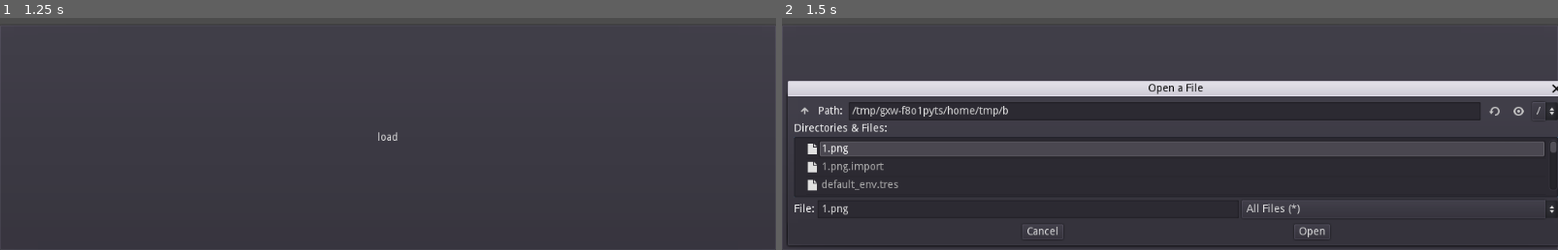
Above: before the commit, frames 1-2 (left to right).
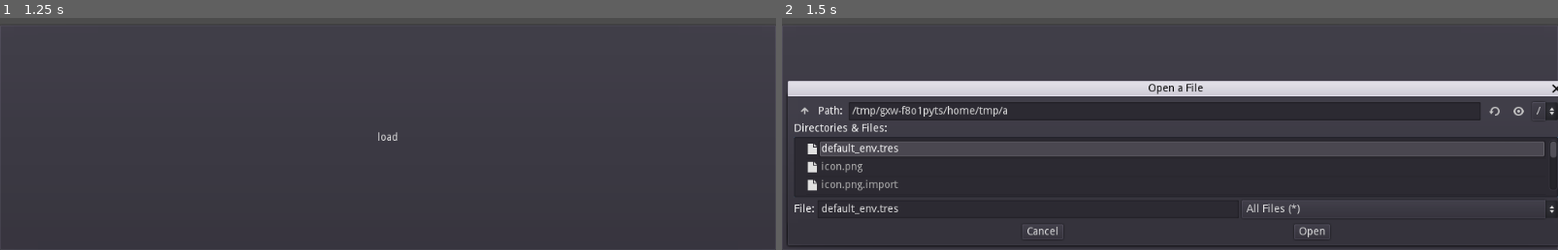
Above: after the commit, the same moments.

Repository: chel345/Wave-function-collapse
Game: Godot game, scene res://Main.tscn
Same seed, same stepped clock (60 frames per second), same inputs: the game is played once before the commit and once after it.
Inputs:
- Up to frame 1 (1.25 s): tap Enter at 0.5 s
- Up to frame 2 (1.5 s): click "load" at 1.25 s

Frame 1 is identical in both runs. In frame 2, 0.7% of the frame differs, in the area x 5-100%, y 37-85%.

Commit message:
create base utils

Diff:
--- a/Main.tscn
+++ b/Main.tscn
@@ -3,135 +3,291 @@
 [sub_resource type="GDScript" id=1]
 script/source = "extends Control
 
-var N_x = 3
-var N_y = 3
-
-var outX = 3
-var outY = 3
-var speed = 0
-var d = 10
-var c_x = 0
-var c_y = 0
-
-var process
+###
+var pattern_width = 3
+var pattern_height = 3
+var height = 27
+var width = 27
+###
+
+var input:Image
+var output:Image
+var patterns:Array
+
+var Wp = floor(pattern_width/2)
+var Hp = floor(pattern_height/2)
+
+const empty = Color(0,0,0,0)
 
 class Pattern:
-	var pattern_map = []
+	var map = []
 	var pixels_left = []
+	var pixels_right = []
 	var pixels_top = []
-	var pixels_right = []
 	var pixels_bottom = []
-	var x = 0
-	var y = 0
-
-func ready():
-	randomize()
-
-func getT(img):
-	if !img:
-		return ImageTexture.new()
-	var l = ImageTexture.new()
-	l.create_from_image(img)
-	l.flags = 2
-	return l
-
-func getCord(cord,bar):
-	if cord < 0:
-		return 0
-	if cord >= bar:
-		return bar
-	return cord
-
-func enumerationX(x,y,img):
-	var w = img.get_size().x
-	var h = img.get_size().y
-	var pixs = []
-	for i in range(x-1,x+N_x+1):
-		img.lock()
-		pixs.append(img.get_pixel(getCord(i,w-1),getCord(y,h-1)))
-	return pixs
-
-func enumerationY(x,y,img):
-	var w = img.get_size().x
-	var h = img.get_size().y
-	var pixs = []
-	for i in range(y-1,y+N_y+1):
-		img.lock()
-		pixs.append(img.get_pixel(getCord(x,w-1),getCord(i,h-1)))
-	return pixs
-
-func toHorizontal(ptrn):
-	var t = Pattern.new()
-	for i in range(0,len(ptrn.pattern_map)):
-		t.pattern_map.append([])
-		for j in range(0,len(ptrn.pattern_map[i])):
-			t.pattern_map[i].append(ptrn.pattern_map[i][abs(j-(len(ptrn.pattern_map[i])-1))])
-	var h = t.pixels_left
-	t.pixels_left = ptrn.pixels_right
-	t.pixels_right = h
-	t.pixels_top = ptrn.pixels_top
-	t.pixels_bottom = ptrn.pixels_bottom
-	return t
-
-func toVertical(ptrn):
-	var t = Pattern.new()
-	for i in range(0,len(ptrn.pattern_map)):
-		t.pattern_map.append(ptrn.pattern_map[abs(i-(len(ptrn.pattern_map)-1))])
-	t.pixels_right = ptrn.pixels_right
-	t.pixels_left = ptrn.pixels_left
-	var h = t.pixels_top
-	t.pixels_top = ptrn.pixels_bottom
-	t.pixels_bottom = h
-	return t
-
-func savePattern(x,y,inp,w,h):
+
+func savePattern(x,y):
 	var pattern = Pattern.new()
-	var p = []
-	for i in range(-floor(N_y/2),floor(N_y/2)+1):
-		p.append([])
-		for j in range(-floor(N_x/2),floor(N_x/2)+1):
-			inp.lock()
-			var clr = inp.get_pixel(getCord(x+j,w-1),getCord(y+i,h-1))
-			p[i+floor(N_y/2)].append(clr)
-	if x > int(floor(N_x/2)):
-		pattern.pixels_left = enumerationY(x-int(floor(N_x/2))-1,y-int(floor(N_y/2)),inp)
-	if x+int(floor(N_x/2)) != w-1:
-		pattern.pixels_right = enumerationY(x+int(floor(N_x/2))+1,y-int(floor(N_y/2)),inp)
-	if y > int(floor(N_y/2)):
-		pattern.pixels_top = enumerationX(x-int(floor(N_y/2)),y-int(floor(N_y/2))-1,inp)
-	if y+int(floor(N_y/2)) != h-1:
-		pattern.pixels_bottom = enumerationX(x-int(floor(N_y/2)),y+int(floor(N_y/2))+1,inp)
-	pattern.pattern_map = p
-	return pattern
-
-func generate(input):
-	var w = input.get_size().x
-	var h = input.get_size().y
-	var patterns = []
-	for i in range(int(floor(N_y/2)),w-int(floor(N_y/2)),1):
-		for j in range(int(floor(N_x/2)),h-int(floor(N_x/2)),1):
-			patterns.append(savePattern(j,i,input,w,h))
-	var patterns_d = []
+	for yp in range(y-Hp,y+Hp+1):
+		pattern.map.append([])
+		for xp in range(x-Wp,x+Wp+1):
+			pattern.map[-1].append(getPixel(xp,yp))
+	for xp in range(x-Wp,x+Wp+1):
+		pattern.pixels_top.append(getPixel(xp,y-Hp-1))
+		pattern.pixels_bottom.append(getPixel(xp,y+Hp+1))
+	for yp in range(y-Hp,y+Hp+1):
+		pattern.pixels_left.append(getPixel(x-Wp-1,yp))
+		pattern.pixels_right.append(getPixel(x+Wp+1,yp))
+	patterns.append(pattern)
+	#print(str(pattern.map)+\" LLL \")
+#	var pattern90 = Pattern.new()
+#	for yp in range(0,pattern_height):
+#		pattern90.map.append([])
+#		for xp in range(0,pattern_width):
+#			pattern90.map[-1].append(pattern.map[xp][pattern_width-yp])
+#	patterns.append(pattern90)
+
+func spawnPattern(x,y,pattern):
+	for yp in range(-Hp,Hp+1):
+		for xp in range(-Wp,Wp+1):
+			setPixel(x+xp,y+yp,pattern.map[yp+Hp][xp+Wp])
+
+func getPixel(x,y,inp = input):
+	if x < 0:
+		return getPixel(0,y)
+	if x >= inp.get_width():
+		return getPixel(inp.get_width()-1,y)
+	if y < 0:
+		return getPixel(x,0)
+	if y >= inp.get_height():
+		return getPixel(x,inp.get_height()-1)
+	inp.lock()
+	var color = inp.get_pixel(x,y)
+	inp.unlock()
+	return color
+
+func setPixel(x,y,value):
+	if x < 0:
+		return setPixel(0,y,value)
+	if x >= output.get_width():
+		return setPixel(output.get_width()-1,y,value)
+	if y < 0:
+		return setPixel(x,0,value)
+	if y >= output.get_height():
+		return setPixel(x,output.get_height()-1,value)
+	output.lock()
+	output.set_pixel(x,y,value)
+	output.unlock()
+
+func enumeration(array1,array2):
+	if array1 == array2:
+		return true
+	return false
+
+func canSpawnPatternOn(x,y,pattern):
+	for xp in range(x-Wp,+Wp+1):
+		for yp in range(y-Hp,y+Hp+1):
+			if getPixel(xp,yp,output) != empty:
+				return false
+	var conditionTop = []
+	var conditionBottom = []
+	var conditionRight = []
+	var conditionLeft = []
+	for xp in range(x-Wp,x+Wp+1):
+		conditionTop.append(getPixel(xp,y-Hp-1,output))
+		conditionBottom.append(getPixel(xp,y+Hp+1,output))
+	for yp in range(y-Hp,y+Hp+1):
+		conditionLeft.append(getPixel(x-Wp-1,yp,output))
+		conditionRight.append(getPixel(x+Wp+1,yp,output))
+	for i in conditionTop:
+		if i != empty:
+			conditionTop = enumeration(conditionTop,pattern.pixels_top)
+			break
+		conditionTop = true
+	for i in conditionBottom:
+		if i != empty:
+			conditionBottom = enumeration(conditionBottom,pattern.pixels_bottom)
+			break
+		conditionBottom = true
+	for i in conditionLeft:
+		if i != empty:
+			conditionLeft = enumeration(conditionLeft,pattern.pixels_left)
+			break
+		conditionLeft = true
+	for i in conditionRight:
+		if i != empty:
+			conditionRight = enumeration(conditionRight,pattern.pixels_right)
+			break
+		conditionRight = true
+	return conditionBottom and conditionLeft and conditionRight and conditionTop
+
+func getPattern(x,y):
 	for i in patterns:
-		patterns_d.append(toHorizontal(i))
-		patterns_d.append(toVertical(i))
-		patterns_d.append(toVertical(toHorizontal(i)))
-
-	for i in patterns_d:
-		patterns.append(i)
+		if canSpawnPatternOn(x,y,i):
+			return i
+	return patterns[0]
+
+func getCoordinates():
+	pass
+
+func cycle(n,now):
+	for y in range(0,output.get_height()-1):
+		for x in range(0,output.get_width()-1):
+			if x%3 == 0 and y%3 == 0:
+				var ptrn = getPattern(x,y)
+				if ptrn is Pattern:
+					spawnPattern(x,y,ptrn)
+
+func generate():
+	for y in range(0,input.get_height()):
+		for x in range(0,input.get_width()):
+			#if y%pattern_height == 0 or x%pattern_width == 0:
+			savePattern(x,y)
+	var n = floor(input.get_width()/pattern_width)
+	cycle(n,1)
 
 func _on_FileDialog_file_selected(path):
-	var inp = Image.new()
-	inp.load(path)
-	$VBoxContainer/HBoxContainer/input.texture = getT(inp)
+	patterns = []
+	output = Image.new()
+	output.create(height,width,true,Image.FORMAT_RGBA4444)
+	input = Image.new()
+	input.load(path)
+	var input_img = ImageTexture.new()
+	input_img.create_from_image(input)
+	input_img.flags = 2
+	$VBoxContainer/HBoxContainer/input.texture = input_img
 	$VBoxContainer/HBoxContainer/input.expand = true
 	$VBoxContainer/HBoxContainer/input.stretch_mode = 5
-	$VBoxContainer/HBoxContainer/output.texture = getT(generate(inp))
+	var output_img = ImageTexture.new()
+	generate()
+	output_img.create_from_image(output)
+	output_img.flags = 2
+	$VBoxContainer/HBoxContainer/output.texture = output_img
 	$VBoxContainer/HBoxContainer/output.expand = true
 	$VBoxContainer/HBoxContainer/output.stretch_mode = 5
 
 func _on_Button_pressed():
 	$VBoxContainer/FileDialog.popup()
+
+
+#
+#var N_x = 3
+#var N_y = 3
+#
+#var outX = 3
+#var outY = 3
+#var speed = 1
+#var d = 10
+#var c_x = 0
+#var c_y = 0
+#
+#var process
+#
+#class Pattern:
+#	var pattern_map = []
+#	var pixels_left = []
+#	var pixels_top = []
+#	var pixels_right = []
+#	var pixels_bottom = []
+#	var x = 0
+#	var y = 0
+#
+#func ready():
+#	randomize()
+#
+#func getT(img):
+#	if !img:
+#		return ImageTexture.new()
+#	var l = ImageTexture.new()
+#	l.create_from_image(img)
+#	l.flags = 2
+#	return l
+#
+#func getCord(cord,bar):
+#	if cord < 0:
+#		return 0
+#	if cord >= bar:
+#		return bar
+#	return cord
+#
+#func enumerationX(x,y,img):
+#	var w = img.get_size().x
+#	var h = img.get_size().y
+#	var pixs = []
+#	for i in range(x-1,x+N_x+1):
+#		img.lock()
+#		pixs.append(img.get_pixel(getCord(i,w-1),getCord(y,h-1)))
+#	return pixs
+#
+#func enumerationY(x,y,img):
+#	var w = img.get_size().x
+#	var h = img.get_size().y
+#	var pixs = []
+#	for i in range(y-1,y+N_y+1):
+#		img.lock()
+#		pixs.append(img.get_pixel(getCord(x,w-1),getCord(i,h-1)))
+#	return pixs
+#
+#func toHorizontal(ptrn):
+#	var t = Pattern.new()
+#	for i in range(0,len(ptrn.pattern_map)):
+#		t.pattern_map.append([])
+#		for j in range(0,len(ptrn.pattern_map[i])):
+#			t.pattern_map[i].append(ptrn.pattern_map[i][abs(j-(len(ptrn.pattern_map[i])-1))])
+#	var h = t.pixels_left
+#	t.pixels_left = ptrn.pixels_right
+#	t.pixels_right = h
+#	t.pixels_top = ptrn.pixels_top
+#	t.pixels_bottom = ptrn.pixels_bottom
+#	return t
+#
+#func toVertical(ptrn):
+#	var t = Pattern.new()
+#	for i in range(0,len(ptrn.pattern_map)):
+#		t.pattern_map.append(ptrn.pattern_map[abs(i-(len(ptrn.pattern_map)-1))])
+#	t.pixels_right = ptrn.pixels_right
+#	t.pixels_left = ptrn.pixels_left
+#	var h = t.pixels_top
+#	t.pixels_top = ptrn.pixels_bottom
+#	t.pixels_bottom = h
+#	return t
+#
+#func savePattern(x,y,inp,w,h):
+#	var pattern = Pattern.new()
+#	var p = []
+#	for i in range(-floor(N_y/2),floor(N_y/2)+1):
+#		p.append([])
+#		for j in range(-floor(N_x/2),floor(N_x/2)+1):
+#			inp.lock()
+#			var clr = inp.get_pixel(getCord(x+j,w-1),getCord(y+i,h-1))
+#			p[i+floor(N_y/2)].append(clr)
+#	if x > int(floor(N_x/2)):
+#		pattern.pixels_left = enumerationY(x-int(floor(N_x/2))-1,y-int(floor(N_y/2)),inp)
+#	if x+int(floor(N_x/2)) != w-1:
+#		pattern.pixels_right = enumerationY(x+int(floor(N_x/2))+1,y-int(floor(N_y/2)),inp)
+#	if y > int(floor(N_y/2)):
+#		pattern.pixels_top = enumerationX(x-int(floor(N_y/2)),y-int(floor(N_y/2))-1,inp)
+#	if y+int(floor(N_y/2)) != h-1:
+#		pattern.pixels_bottom = enumerationX(x-int(floor(N_y/2)),y+int(floor(N_y/2))+1,inp)
+#	pattern.pattern_map = p
+#	return pattern
+#
+#func generate(input):
+#	var w = input.get_size().x
+#	var h = input.get_size().y
+#	var patterns = []
+#	for i in range(int(floor(N_y/2)),w-int(floor(N_y/2)),1):
+#		for j in range(int(floor(N_x/2)),h-int(floor(N_x/2)),1):
+#			patterns.append(savePattern(j,i,input,w,h))
+#	var patterns_d = []
+#	for i in patterns:
+#		patterns_d.append(toHorizontal(i))
+#		patterns_d.append(toVertical(i))
+#		patterns_d.append(toVertical(toHorizontal(i)))
+#
+#	for i in patterns_d:
+#		patterns.append(i)
+#
 "
 
 [node name="Control" type="Control"]
Binary file removed: 1.png
Not shown, removed: 1.png.import
Not shown, changed: testInput.png.import
Not shown, changed: testInput2.png.import
Binary file removed: unnamed (1).jpg
Not shown, removed: unnamed (1).jpg.import
Binary file removed: unnamed.jpg
Not shown, removed: unnamed.jpg.import
Binary file removed: Безымянный.png
Not shown, removed: Безымянный.png.import
Binary file removed: сердечско3.bmp
Not shown, removed: сердечско3.bmp.import
